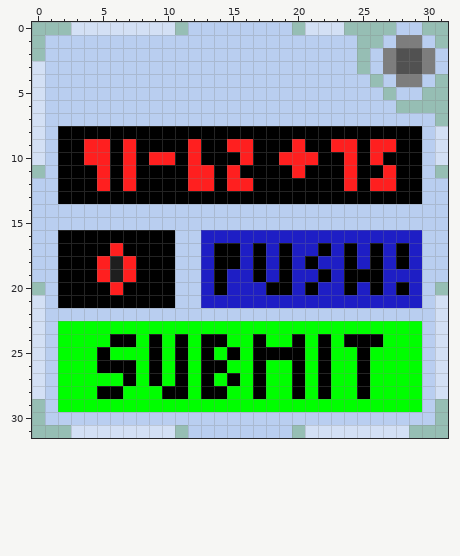
File history of a pixel-art sprite, Icons/Mashematics.png. That is the earlier state.
The file is 32x32 pixels.
After the commit:
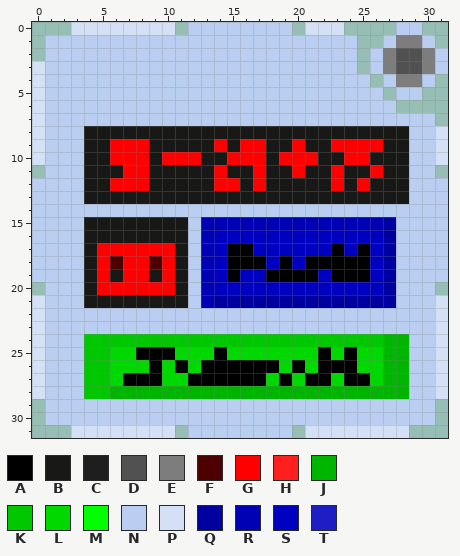
Palette (. is transparent): A #000000  B #181816  C #1e1e1e  D #515151  E #7d7d7d  F #4d0000  G #ff0000  H #ff1f1f  J #00b500  K #00c700  L #00d800  M #00ff00  N #b9cef0  P #d3e0f5  Q #0000a0  R #0000b5  S #0000c1  T #1e1ec5
What changed:
@@ x 0..31 @@
  7 PNNNNNNNNNNNNNNNNNNNNNNNNNNNNNN.
- 8 PNAAAAAAAAAAAAAAAAAAAAAAAAAAAANP
- 9 PNAAHHAHAAAAHAAHHAAAHAAHHAHHAANP
-10 PNAAHHAHAHHAHAAAHAAHHHAAHAHAAANP
-11 .NAAAHAHAAAAHHAHAAAAHAAAHAAHAAN.
-12 NNAAAHAHAAAAHHAHHAAAAAAAHAHHAANN
-13 NNAAAAAAAAAAAAAAAAAAAAAAAAAAAANN
+ 8 PNNNBBBBBBBBBBBBBBBBBBBBBBBBBNNP
+ 9 PNNNBBGGGBBBBBGBGGBBGBBGGGGBBNNP
+10 PNNNBBGGGBGGGBBGGGBGGGBBGGBBBNNP
+11 .NNNBBBGGBBBBBGBBGBBGBBGBBGBBNN.
+12 NNNNBBGGGBBBBBGGBGBBBBBGBGBBBNNN
+13 NNNNBBBBBBBBBBBBBBBBBBBBBBBBBNNN
 14 NNNNNNNNNNNNNNNNNNNNNNNNNNNNNNNN
-15 NNNNNNNNNNNNNNNNNNNNNNNNNNNNNNNN
-16 NNAAAAAAAAANNTTTTTTTTTTTTTTTTTNN
-17 NNAAAAHAAAANNTAATATATTATATATATNN
-18 NNAAAHCHAAANNTAATATATATTATATATNN
-19 NNAAAHCHAAANNTATTATATTATAAATTTNN
-20 .NAAAAHAAAANNTATTTAATATTATATATN.
-21 PNAAAAAAAAANNTTTTTTTTTTTTTTTTTNP
+15 NNNNBBBBBBBBNRRRRRRRRRRRRRRQNNNN
+16 NNNNBBBBBBBBNRSSSSSSSSSSSSSQNNNN
+17 NNNNBGGGGGGBNRSAASSSSSSASASQNNNN
+18 NNNNBGFGGFGBNRSAAASASAAAAASQNNNN
+19 NNNNBGBGGBGBNRSASSAAAASAAASQNNNN
+20 .NNNBGGGGGGBNRSSSSSSSSSSSSSQNNN.
+21 PNNNBBBBBBBBNRQQQQQQQQQQQQQQNNNP
 22 PNNNNNNNNNNNNNNNNNNNNNNNNNNNNNNP
-23 PNMMMMMMMMMMMMMMMMMMMMMMMMMMMMNP
-24 PNMMMMAAMAMAMAAMMAMMAMAMAAAMMMNP
-25 PNMMMAMMMAMAMAMAMAAAAMAMMAMMMMNP
-26 PNMMMAAAMAMAMAAMMAMMAMAMMAMMMMNP
-27 PNMMMMMAMAMAMAMAMAMMAMAMMAMMMMNP
-28 PNMMMAAMMMAAMAAMMAMMAMAMMAMMMMNP
-29 .NMMMMMMMMMMMMMMMMMMMMMMMMMMMMN.
+23 PNNNNNNNNNNNNNNNNNNNNNNNNNNNNNNP
+24 PNNNKKKKKKKKKKKKKKKKKKKKKKKJJNNP
+25 PNNNKKLLAAALLLALLLLLLLALALLJJNNP
+26 PNNNKKLLLALALAAAAAALALAAALLJJNNP
+27 PNNNKKLAAALLAAAAAALALAALAALJJNNP
+28 PNNNKKJJJJJJJJJJJJJJJJJJJJJJJNNP
+29 .NNNNNNNNNNNNNNNNNNNNNNNNNNNNNN.
 30 .NNNNNNNNNNNNNNNNNNNNNNNNNNNNNN.
Changed places in both pictures, as pixel boxes (x1, y1, x2, y2):
changed: (58, 126, 422, 412)
